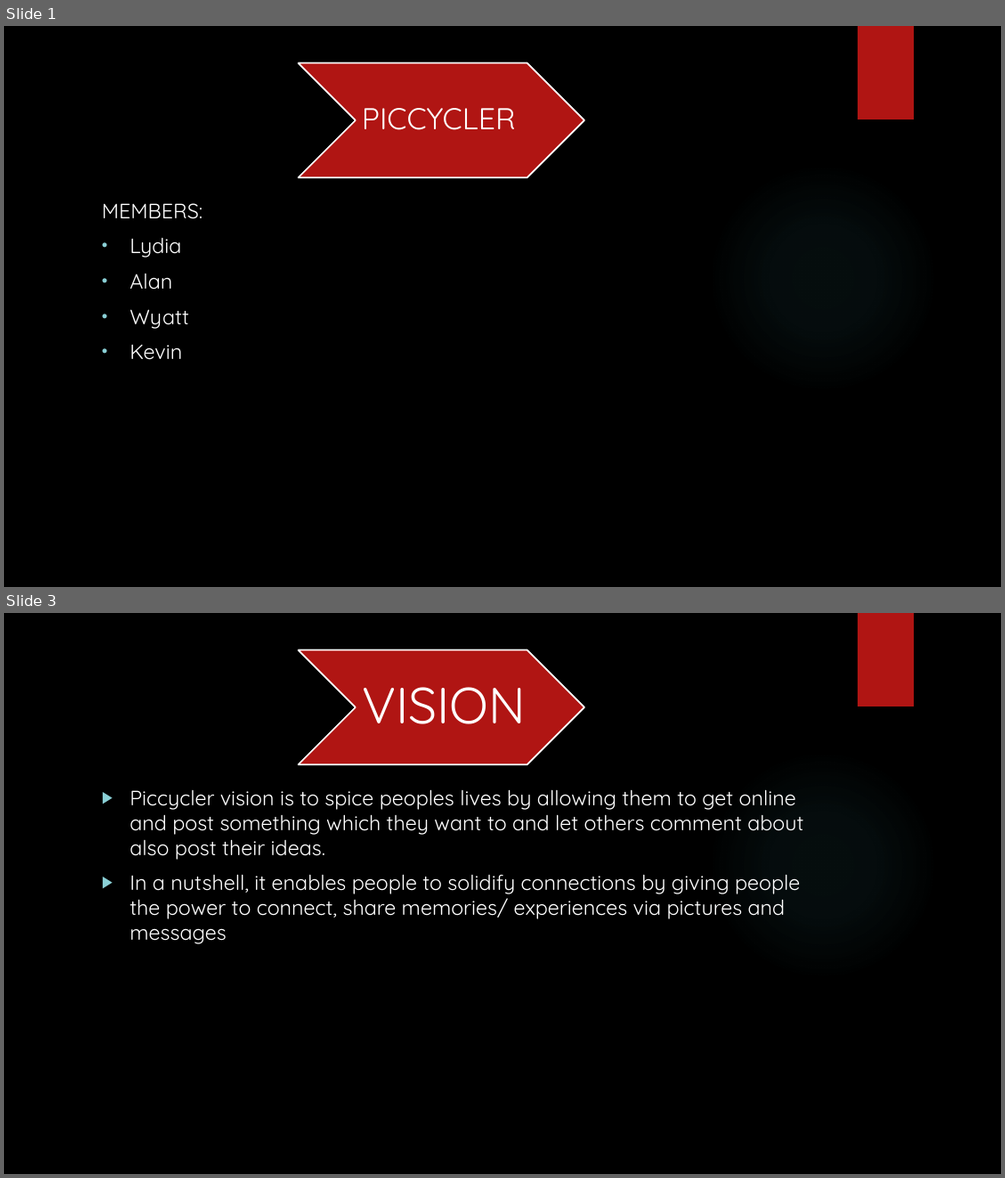
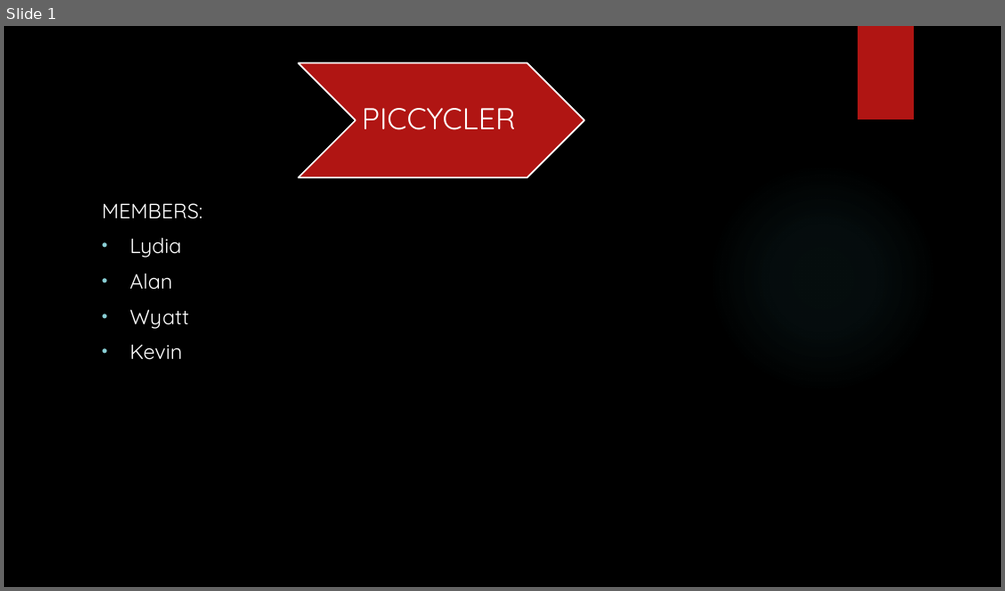
Before and after one commit to alanwagner101/PicCycler, a slide deck: Project2.pptx. Shown one above the other, each under a label of ours: slides 1 and 3 before the commit, slide 1 after it; the slides between them are not shown. The pictures are 1005x1178 and 1005x591 pixels, drawn with LibreOffice and Linux fonts; fonts in the diff are those of the drawing; background and template pictures are left out. Boxes give left, top, right and bottom in pixels: in the first picture for what was removed or moved away, otherwise in the second. Text is boxed around its words. In the diff, an @@ line names an element or a change of style, - is before the commit and + after.

```diff
--- a/Project2.pptx
+++ b/Project2.pptx
@@ slide 3 removed at bbox=[4, 613, 1001, 1174], background picture (left out); not listed: 2 template elements that a slide beside it also shows @@
@@ chevron removed at bbox=[299, 650, 585, 765] @@
@@ text removed at bbox=[362, 687, 526, 724] @@
-VISION
@@ text removed at bbox=[129, 789, 803, 944] @@
-▶ Piccycler vision is to spice peoples lives by allowing them to get online and post something which they want to and let others comment about also post their ideas.
-▶ In a nutshell, it enables people to solidify connections by giving people the power to connect, share memories/ experiences via pictures and messages
```
Also in this commit, not shown: 6 slides changed, 1 slide added, 1 other file.
